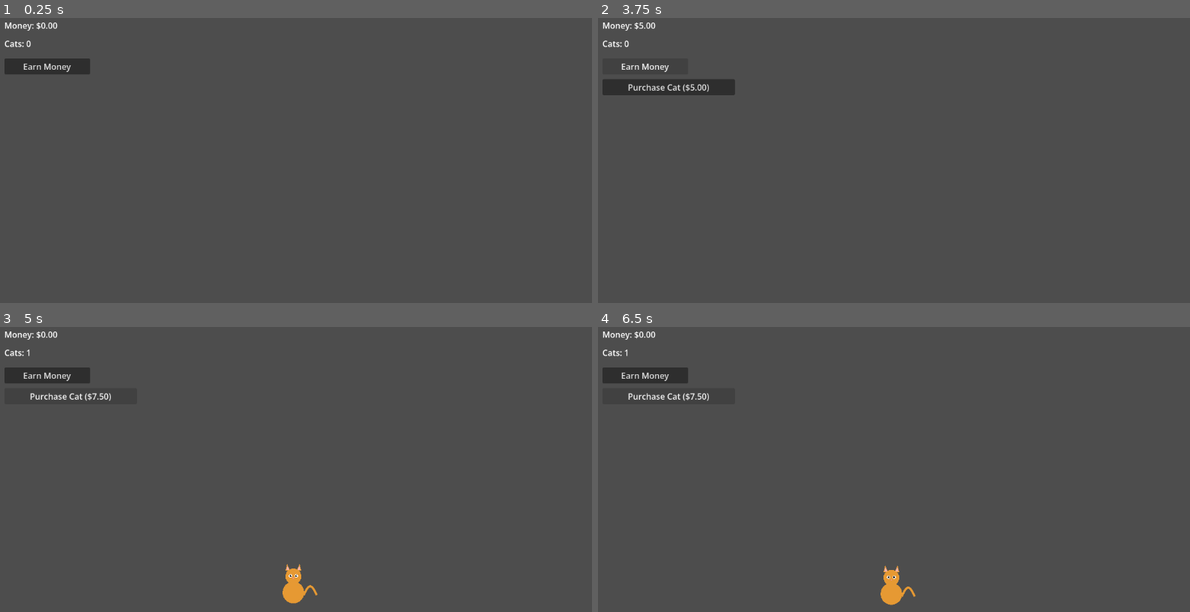
Above: before the commit, frames 1-4 (two rows, left to right).
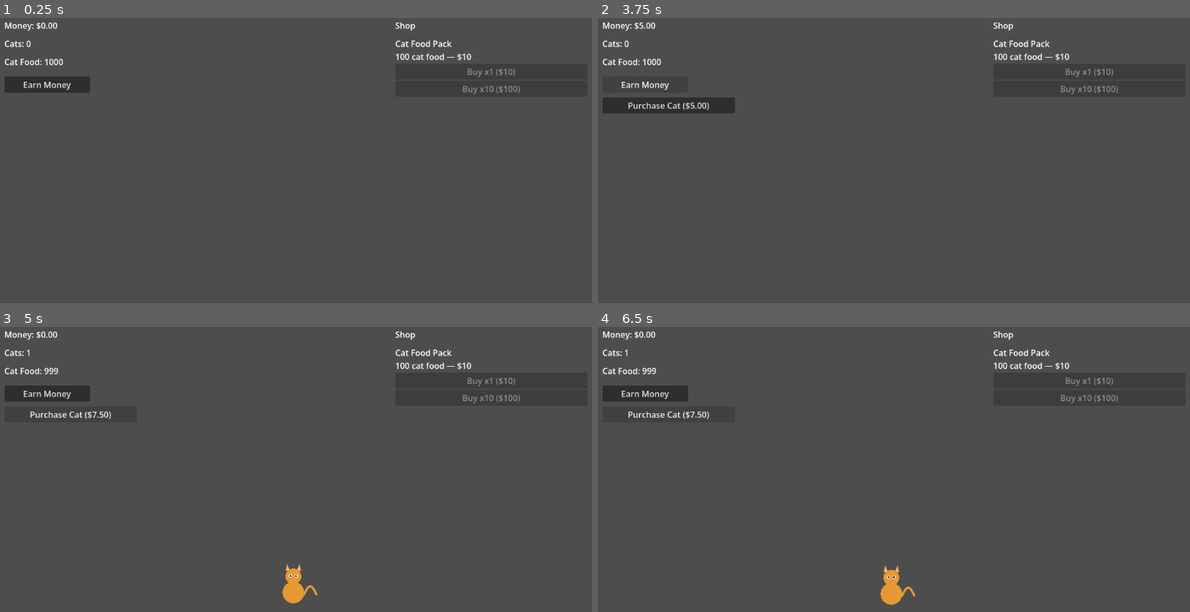
Above: after the commit, the same moments.

Repository: jaggasaurus-rex/cat-idler
Game: Godot game, scene res://scenes/Main.tscn
Same seed, same stepped clock (60 frames per second), same inputs: the game is played once before the commit and once after it.
Inputs:
- Up to frame 1 (0.25 s): no input
- Up to frame 2 (3.75 s): click "Earn Money" at 0.5 s; click "Earn Money" at 1.25 s; click "Earn Money" at 2 s; tap Enter at 2.75 s; tap Space at 3.5 s
- Up to frame 3 (5 s): click "Purchase Cat ($5.00)" at 4.25 s
- Up to frame 4 (6.5 s): click "Purchase Cat ($7.50)" at 5 s; click "Purchase Cat ($7.50)" at 5.75 s

The runs differ from the first frame. In frame 1, 2.0% of the frame differs, in the area x 0-88%, y 1-27%; in frame 2, 2.5%, in the area x 0-88%, y 1-34%; in frame 3, 1.7%; in frame 4, 1.7%.

Commit message:
Add cat food system and always-visible shop with cat food pack item
- GameState: cat_food (starts 1000), drains cats/10 per sec, clamped to 0;
  get_cat_food_packs_affordable() and buy_cat_food_pack(quantity) methods
- ShopPanel: always visible from game start; Breeder/CatTrees UI nodes removed
  (GameState logic retained); replaced with CatFoodItem (buy x1/$10, buy x10/$100)
- HUD: CatFoodLabel added below CatsLabel; all labels below shifted down 35px
- Main.gd: shop_unlocked_bots latch removed; new buy button handlers wired up

Co-Authored-By: Claude Sonnet 4.6 <noreply@anthropic.com>

Diff:
--- a/autoloads/GameState.gd
+++ b/autoloads/GameState.gd
@@ -6,6 +6,7 @@
 
 var money: float = 0.0
 var cats: int = 0
+var cat_food: float = 1000.0
 var next_cat_cost: float = 5.0
 var shop_unlocked: bool = false
 var onlypaws_unlocked: bool = false
@@ -31,6 +32,7 @@
 
 
 func _process(delta: float) -> void:
+	cat_food = max(0.0, cat_food - (float(cats) / 10.0) * delta)
 	if onlypaws_active:
 		money += paws_income_rate * delta
 		# Attrition is time-based and only activates at 2+ bots.
@@ -96,6 +98,19 @@
 	next_cat_cost = 5.0 * pow(cat_cost_growth_rate, float(cats))
 
 
+## Returns how many cat food packs ($10 each) the player can currently afford.
+func get_cat_food_packs_affordable() -> int:
+	return int(money / 10.0)
+
+
+## Purchases quantity cat food packs at $10 each, adding 100 cat food per pack.
+func buy_cat_food_pack(quantity: int) -> void:
+	if money < 10.0 * float(quantity):
+		return
+	money -= 10.0 * float(quantity)
+	cat_food += 100.0 * float(quantity)
+
+
 ## Purchases cat trees: halves attrition_rate_per_bot from 0.5 to 0.25,
 ## then immediately recalculates attrition_rate so the change takes effect.
 func buy_cat_trees() -> void:
--- a/scenes/Main.gd
+++ b/scenes/Main.gd
@@ -14,8 +14,9 @@
 @onready var theft_warning_layer: CanvasLayer = $TheftWarningLayer
 @onready var close_button: Button = $TheftWarningLayer/TheftWarningPanel/VBoxContainer/CloseRow/CloseButton
 @onready var shop_panel: VBoxContainer = $ShopPanel
-@onready var breeder_button: Button = $ShopPanel/BreederItem/BreederButton
-@onready var cat_trees_button: Button = $ShopPanel/CatTreesItem/CatTreesButton
+@onready var cat_food_label: Label = $CatFoodLabel
+@onready var buy_cat_food_x1_button: Button = $ShopPanel/CatFoodItem/BuyCatFoodX1Button
+@onready var buy_cat_food_x10_button: Button = $ShopPanel/CatFoodItem/BuyCatFoodX10Button
 
 
 func _ready() -> void:
@@ -47,17 +48,9 @@
 		manager_bot_button.visible = true
 		bots_rate_label.visible = true
 
-	# One-way latch — attrition-reduction shop appears at 4 bots
-	if GameState.shop_unlocked_bots and not shop_panel.visible:
-		shop_panel.visible = true
-
-	# Purchased state: green + disabled (checked every frame; cheap bool read)
-	if GameState.breeder_purchased:
-		breeder_button.modulate = Color(0.4, 1.0, 0.4)
-		breeder_button.disabled = true
-	if GameState.cat_trees_purchased:
-		cat_trees_button.modulate = Color(0.4, 1.0, 0.4)
-		cat_trees_button.disabled = true
+	cat_food_label.text = "Cat Food: %d" % int(GameState.cat_food)
+	buy_cat_food_x1_button.disabled = GameState.money < 10.0
+	buy_cat_food_x10_button.disabled = GameState.money < 10.0
 
 	# Onlypaws toggle state — green tint when active, default when inactive
 	if GameState.onlypaws_active:
@@ -90,12 +83,12 @@
 	GameState.buy_bot()
 
 
-func _on_breeder_button_pressed() -> void:
-	GameState.buy_breeder_contract()
+func _on_buy_cat_food_x1_button_pressed() -> void:
+	GameState.buy_cat_food_pack(1)
 
 
-func _on_cat_trees_button_pressed() -> void:
-	GameState.buy_cat_trees()
+func _on_buy_cat_food_x10_button_pressed() -> void:
+	GameState.buy_cat_food_pack(10)
 
 
 func _on_cat_purchased() -> void:
--- a/scenes/Main.tscn
+++ b/scenes/Main.tscn
@@ -27,39 +27,47 @@
 offset_bottom = 85.0
 text = "Cats: 0"
 
+[node name="CatFoodLabel" type="Label" parent="." unique_id=400000001]
+layout_mode = 0
+offset_left = 20.0
+offset_top = 90.0
+offset_right = 300.0
+offset_bottom = 120.0
+text = "Cat Food: 1000"
+
 [node name="EarnMoneyButton" type="Button" parent="." unique_id=1094360717]
 layout_mode = 0
 offset_left = 20.0
-offset_top = 95.0
+offset_top = 130.0
 offset_right = 185.0
-offset_bottom = 125.0
+offset_bottom = 160.0
 text = "Earn Money"
 
 [node name="PurchaseCatButton" type="Button" parent="." unique_id=375900732]
 visible = false
 layout_mode = 0
 offset_left = 20.0
-offset_top = 135.0
+offset_top = 170.0
 offset_right = 275.0
-offset_bottom = 165.0
+offset_bottom = 200.0
 text = "Purchase Cat ($5)"
 
 [node name="OnlypawsButton" type="Button" parent="." unique_id=519044290]
 visible = false
 layout_mode = 0
 offset_left = 20.0
-offset_top = 175.0
+offset_top = 210.0
 offset_right = 275.0
-offset_bottom = 205.0
+offset_bottom = 240.0
 text = "Sell pics on Onlypaws"
 
 [node name="OnlypawsIncomeLabel" type="Label" parent="." unique_id=1013931731]
 visible = false
 layout_mode = 0
 offset_left = 20.0
-offset_top = 210.0
+offset_top = 245.0
 offset_right = 350.0
-offset_bottom = 235.0
+offset_bottom = 270.0
 text = "Onlypaws: $0/sec"
 
 [node name="OnlypawsInfoPanel" type="PanelContainer" parent="." unique_id=820538870]
@@ -81,27 +89,27 @@
 visible = false
 layout_mode = 0
 offset_left = 20.0
-offset_top = 245.0
+offset_top = 280.0
 offset_right = 360.0
-offset_bottom = 275.0
+offset_bottom = 310.0
 text = "Onlypaws Manager-Bot ($50.00)"
 
 [node name="BotsRateLabel" type="Label" parent="." unique_id=982341620]
 visible = false
 layout_mode = 0
 offset_left = 20.0
-offset_top = 280.0
+offset_top = 315.0
 offset_right = 400.0
-offset_bottom = 305.0
+offset_bottom = 340.0
 text = "Bots: 0 | Rate: $0.00/sec"
 
 [node name="AttritionLabel" type="Label" parent="." unique_id=773410285]
 visible = false
 layout_mode = 0
 offset_left = 20.0
-offset_top = 315.0
+offset_top = 350.0
 offset_right = 420.0
-offset_bottom = 340.0
+offset_bottom = 375.0
 text = "Cat Attrition: 0.00 cats/min"
 
 [node name="TheftWarningLayer" type="CanvasLayer" parent="." unique_id=556173042]
@@ -143,7 +151,6 @@
 autowrap_mode = 3
 
 [node name="ShopPanel" type="VBoxContainer" parent="." unique_id=210934857]
-visible = false
 layout_mode = 0
 anchor_left = 1.0
 anchor_right = 1.0
@@ -157,39 +164,26 @@
 layout_mode = 2
 text = "Shop"
 
-[node name="BreederItem" type="VBoxContainer" parent="ShopPanel" unique_id=519283740]
+[node name="CatFoodItem" type="VBoxContainer" parent="ShopPanel" unique_id=400000002]
 layout_mode = 2
 theme_override_constants/separation = 2
 
-[node name="BreederButton" type="Button" parent="ShopPanel/BreederItem" unique_id=628374910]
+[node name="CatFoodNameLabel" type="Label" parent="ShopPanel/CatFoodItem" unique_id=400000003]
 layout_mode = 2
-text = "Contract w/ a Breeder"
+text = "Cat Food Pack"
 
-[node name="BreederCostLabel" type="Label" parent="ShopPanel/BreederItem" unique_id=738291045]
+[node name="CatFoodDescLabel" type="Label" parent="ShopPanel/CatFoodItem" unique_id=400000004]
 layout_mode = 2
-text = "($2,000)"
-
-[node name="BreederDescLabel" type="Label" parent="ShopPanel/BreederItem" unique_id=847362910]
-layout_mode = 2
-text = "The CostCo of cats. They'll be cheaper...quality is dubious."
+text = "100 cat food — $10"
 autowrap_mode = 3
 
-[node name="CatTreesItem" type="VBoxContainer" parent="ShopPanel" unique_id=956473021]
+[node name="BuyCatFoodX1Button" type="Button" parent="ShopPanel/CatFoodItem" unique_id=400000005]
 layout_mode = 2
-theme_override_constants/separation = 2
+text = "Buy x1 ($10)"
 
-[node name="CatTreesButton" type="Button" parent="ShopPanel/CatTreesItem" unique_id=103948275]
+[node name="BuyCatFoodX10Button" type="Button" parent="ShopPanel/CatFoodItem" unique_id=400000006]
 layout_mode = 2
-text = "Purchase Cat Trees"
-
-[node name="CatTreesCostLabel" type="Label" parent="ShopPanel/CatTreesItem" unique_id=217384950]
-layout_mode = 2
-text = "($4,000)"
-
-[node name="CatTreesDescLabel" type="Label" parent="ShopPanel/CatTreesItem" unique_id=329104857]
-layout_mode = 2
-text = "Get those cats up high and they'll be harder to steal!"
-autowrap_mode = 3
+text = "Buy x10 ($100)"
 
 [node name="CatContainer" type="Node2D" parent="." unique_id=324393987]
 position = Vector2(576, 530)
@@ -199,5 +193,5 @@
 [connection signal="pressed" from="OnlypawsButton" to="." method="_on_onlypaws_button_pressed"]
 [connection signal="pressed" from="ManagerBotButton" to="." method="_on_manager_bot_button_pressed"]
 [connection signal="pressed" from="TheftWarningLayer/TheftWarningPanel/VBoxContainer/CloseRow/CloseButton" to="." method="_on_theft_warning_close_pressed"]
-[connection signal="pressed" from="ShopPanel/BreederItem/BreederButton" to="." method="_on_breeder_button_pressed"]
-[connection signal="pressed" from="ShopPanel/CatTreesItem/CatTreesButton" to="." method="_on_cat_trees_button_pressed"]
+[connection signal="pressed" from="ShopPanel/CatFoodItem/BuyCatFoodX1Button" to="." method="_on_buy_cat_food_x1_button_pressed"]
+[connection signal="pressed" from="ShopPanel/CatFoodItem/BuyCatFoodX10Button" to="." method="_on_buy_cat_food_x10_button_pressed"]
Not shown, changed: CONTEXT.md
